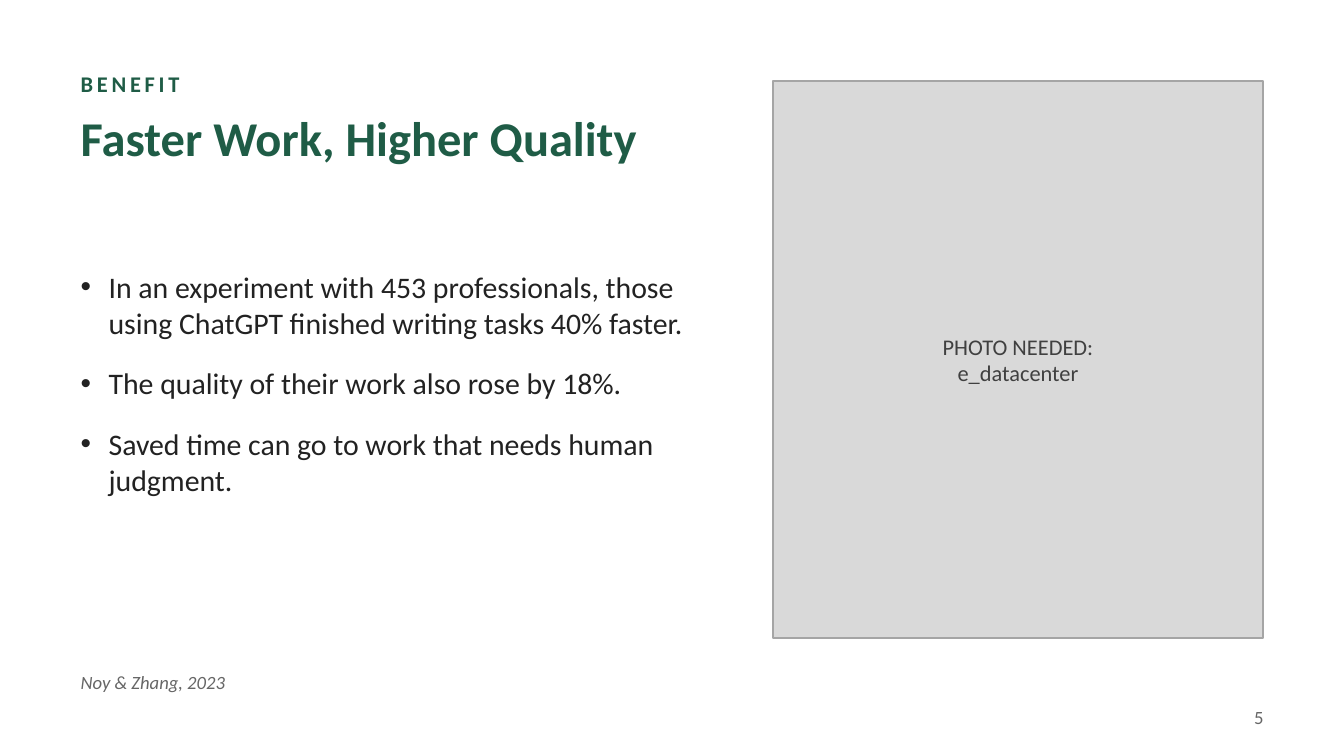
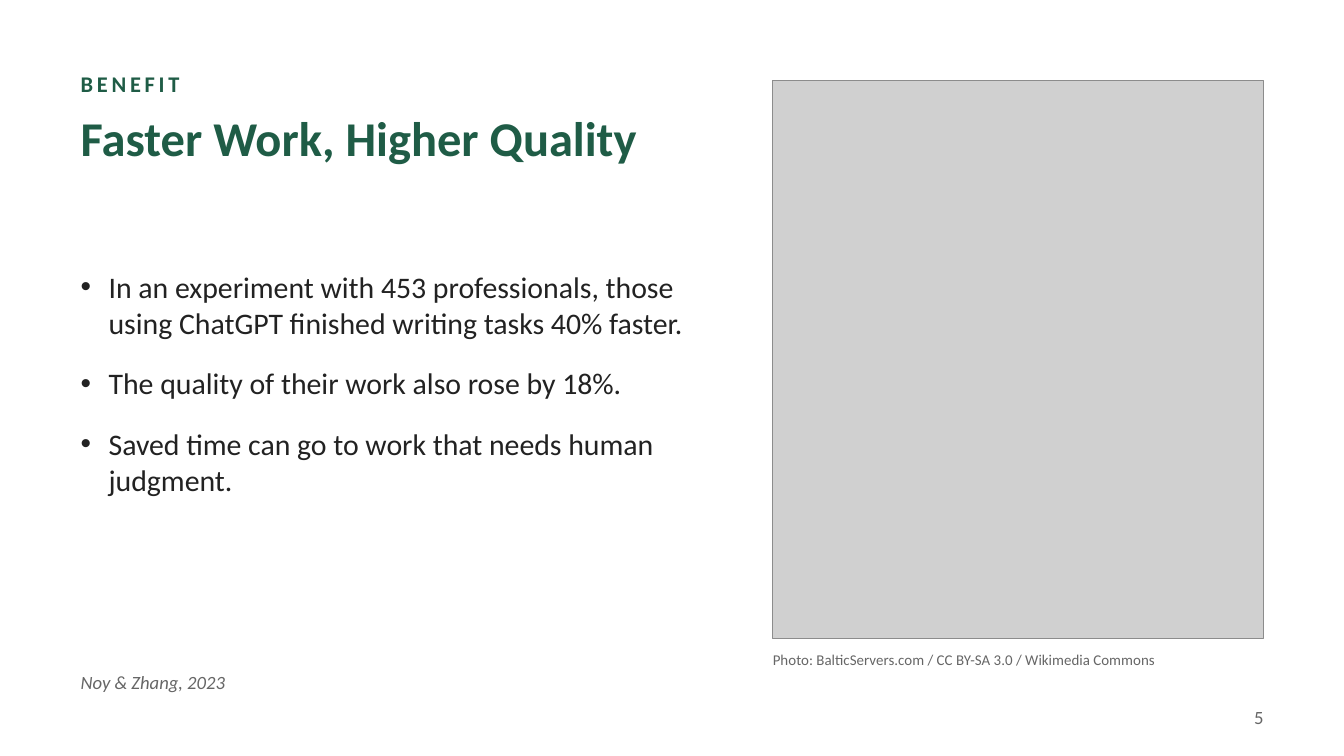
Before and after one commit to Hvdxx/academic-pptx-skill, a slide deck: slide 5 of presentations/AI_and_the_Economy.pptx. Drawn at 1344x756 pixels with LibreOffice and Linux fonts; fonts in the diff are those of the drawing; grey boxes stand for pictures. Boxes give left, top, right and bottom in pixels: in the first picture for what was removed or moved away, otherwise in the second. Text is boxed around its words. In the diff, an @@ line names an element or a change of style, - is before the commit and + after.

```diff
--- a/presentations/AI_and_the_Economy.pptx
+++ b/presentations/AI_and_the_Economy.pptx
@@ rectangle removed at (773,81,1263,638) @@
@@ picture added at (773,81,1263,638) @@
@@ text at (773,654,1154,665): text changed; size 12 to 8 pt; text colour #404040 to #666666 @@
-PHOTO NEEDED:
-e_datacenter
+Photo: BalticServers.com / CC BY-SA 3.0 / Wikimedia Commons
```
Also in this commit, not shown: 4 other slides changed, 1 other file.
